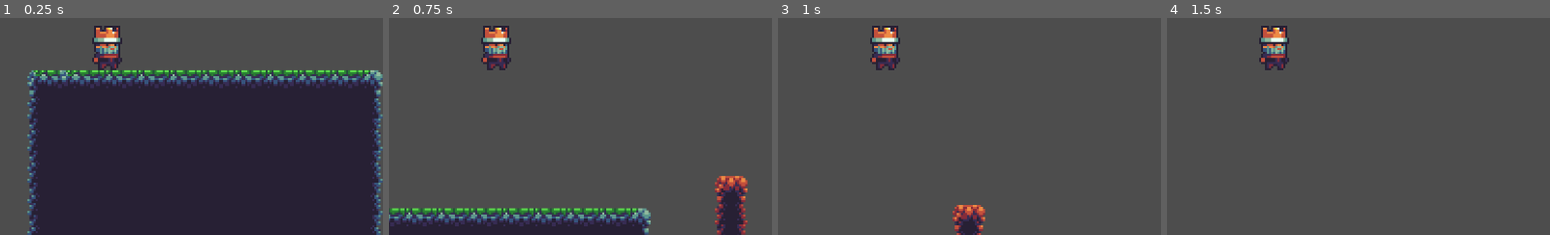
Above: before the commit, frames 1-4 (left to right).
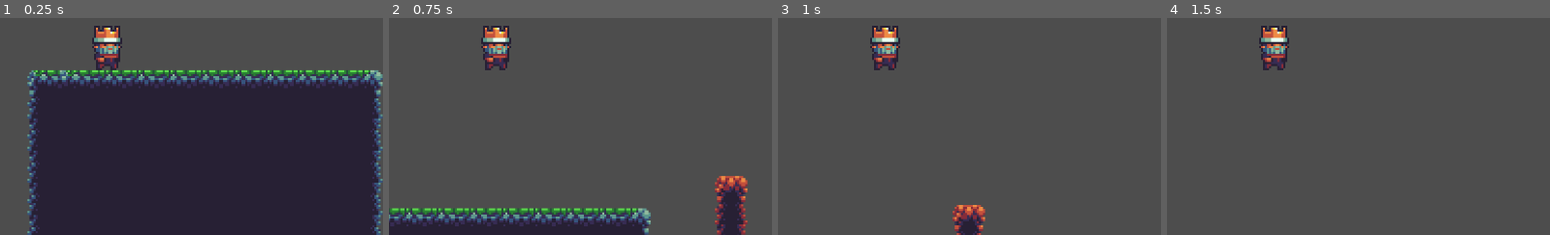
Above: after the commit, the same moments.

Repository: TobsF/c4k-jump-and-run
Game: Godot game, scene res://game.tscn
Same seed, same stepped clock (60 frames per second), same inputs: the game is played once before the commit and once after it.
Inputs:
- Up to frame 1 (0.25 s): no input
- Up to frame 2 (0.75 s): tap Enter (ui_accept) at 0.5 s; hold Right (ui_right) from 0.53 s (still down)
- Up to frame 3 (1 s): keep holding Right (ui_right); tap Enter (ui_accept) at 0.77 s
- Up to frame 4 (1.5 s): keep holding Right (ui_right)
The pictures show only the part of the screen within x 37-87%, y 45-95%; the shares and areas given below are measured in that part.

The runs differ from the first frame. In frame 1, 0.4% of the frame differs, in the area x 24-32%, y 3-25%; in frame 2, 0.4%; in frame 3, 0.4%; in frame 4, 0.4%.

Commit message:
add animations to animation-node in player-scene

Diff:
--- a/player.tscn
+++ b/player.tscn
@@ -6,6 +6,22 @@
 [sub_resource type="AtlasTexture" id="AtlasTexture_i8u4q"]
 atlas = ExtResource("2_va8l0")
 region = Rect2(0, 32, 32, 32)
+
+[sub_resource type="AtlasTexture" id="AtlasTexture_j544g"]
+atlas = ExtResource("2_va8l0")
+region = Rect2(192, 32, 32, 32)
+
+[sub_resource type="AtlasTexture" id="AtlasTexture_a7f68"]
+atlas = ExtResource("2_va8l0")
+region = Rect2(352, 32, 32, 32)
+
+[sub_resource type="AtlasTexture" id="AtlasTexture_dw3sb"]
+atlas = ExtResource("2_va8l0")
+region = Rect2(416, 32, 32, 32)
+
+[sub_resource type="AtlasTexture" id="AtlasTexture_ipw5t"]
+atlas = ExtResource("2_va8l0")
+region = Rect2(384, 32, 32, 32)
 
 [sub_resource type="SpriteFrames" id="SpriteFrames_hsro8"]
 animations = [{
@@ -15,6 +31,28 @@
 }],
 "loop": true,
 "name": &"default",
+"speed": 5.0
+}, {
+"frames": [{
+"duration": 1.0,
+"texture": SubResource("AtlasTexture_j544g")
+}],
+"loop": true,
+"name": &"jump",
+"speed": 5.0
+}, {
+"frames": [{
+"duration": 1.0,
+"texture": SubResource("AtlasTexture_a7f68")
+}, {
+"duration": 1.0,
+"texture": SubResource("AtlasTexture_dw3sb")
+}, {
+"duration": 1.0,
+"texture": SubResource("AtlasTexture_ipw5t")
+}],
+"loop": true,
+"name": &"run",
 "speed": 5.0
 }]
 
@@ -26,6 +64,7 @@
 
 [node name="AnimatedSprite2D" type="AnimatedSprite2D" parent="."]
 sprite_frames = SubResource("SpriteFrames_hsro8")
+animation = &"run"
 
 [node name="CollisionShape2D" type="CollisionShape2D" parent="."]
 position = Vector2(0.5, 5)
Not shown: 1 places in player.tscn that only renumber resources
